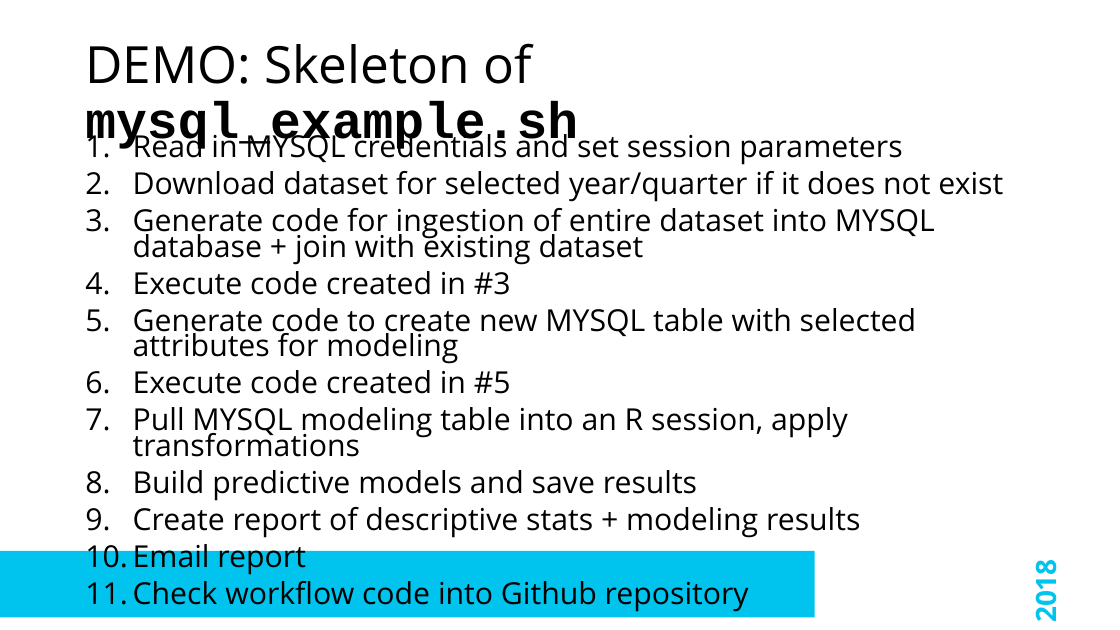
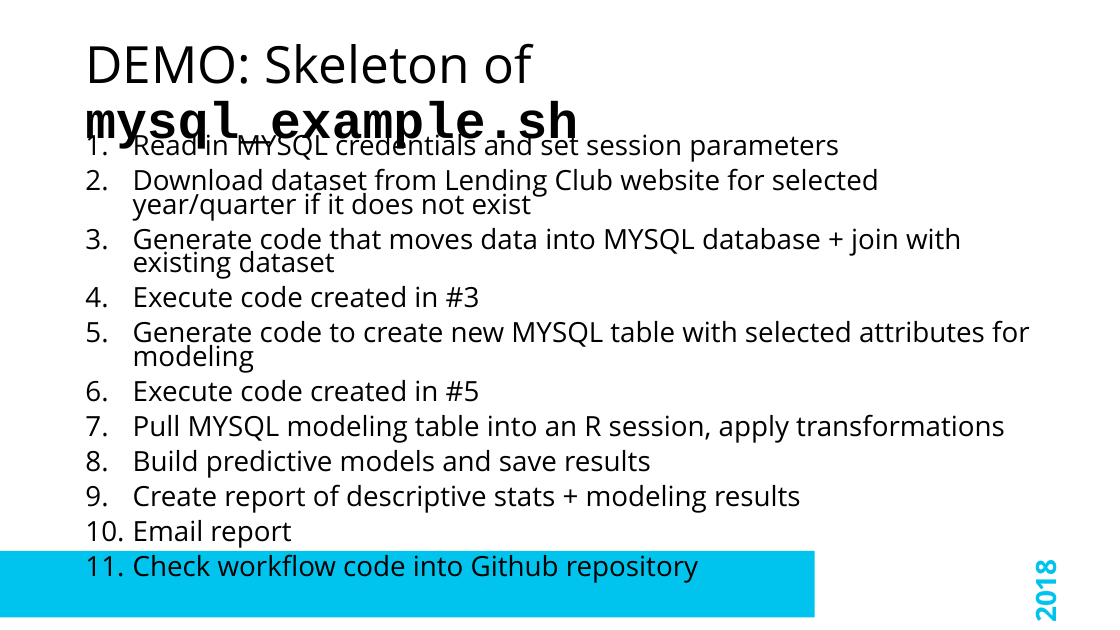
Before and after one commit to sydeaka/workflow-automation, a slide deck: slide 14 of slides/Sydeaka_Watson_EARL_2018_Workflow_Automation.pptx (slide 13 before the commit). Drawn at 1120x630 pixels with LibreOffice and Linux fonts; fonts in the diff are those of the drawing; background and template pictures are left out. Boxes give left, top, right and bottom in pixels: in the first picture for what was removed or moved away, otherwise in the second. Text is boxed around its words. In the diff, an @@ line names an element or a change of style, - is before the commit and + after.

Commit message:
Analysis of 2016 Q2 Lending Club dataset

```diff
--- a/slides/Sydeaka_Watson_EARL_2018_Workflow_Automation.pptx
+++ b/slides/Sydeaka_Watson_EARL_2018_Workflow_Automation.pptx
@@ text at <box>133,129,1029,583</box>: size 25.9 to 23.8 pt in "Read in MYSQL credentials and set session ...", "Execute code created in #3", "Generate code to create new MYSQL table ...", "Execute code created in #5" and 5 more places @@
@@ text at <box>133,168,961,279</box>: text changed; size 25.9 to 23.8 pt @@
-2. Download dataset for selected year/quarter if it does not exist
-3. Generate code for ingestion of entire dataset into MYSQL database + join with existing dataset
+2. Download dataset from Lending Club website for selected year/quarter if it does not exist
+3. Generate code that moves data into MYSQL database + join with existing dataset
```
Also in this commit, not shown: 4 other slides changed, 1 slide added, 34 other files.
